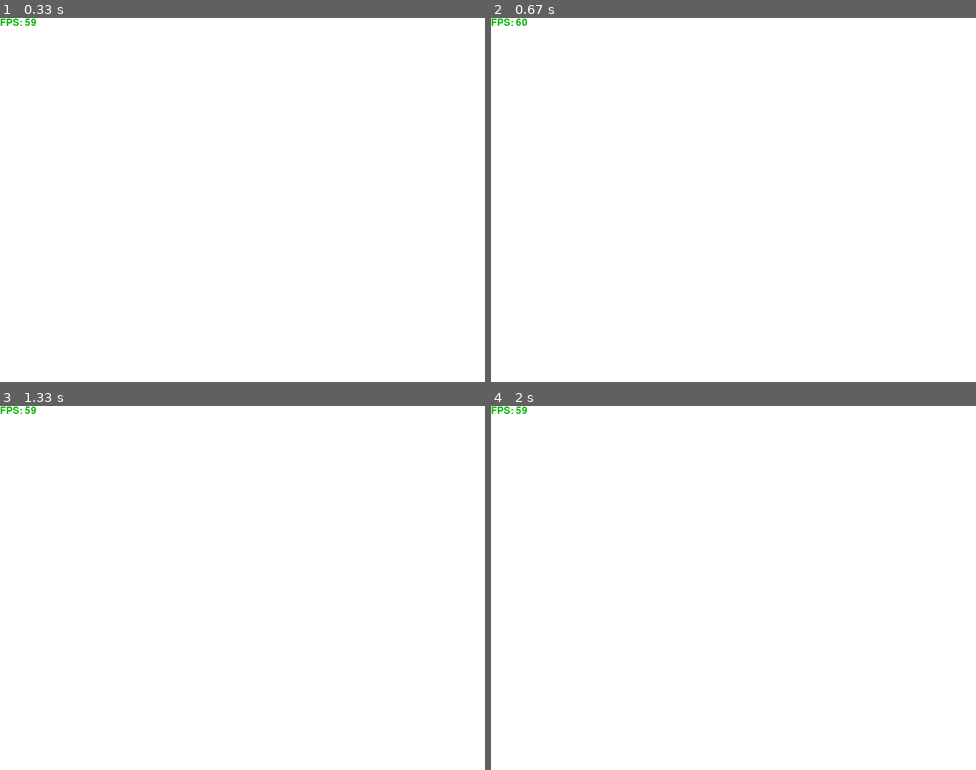
Above: before the commit, frames 1-4 (two rows, left to right).
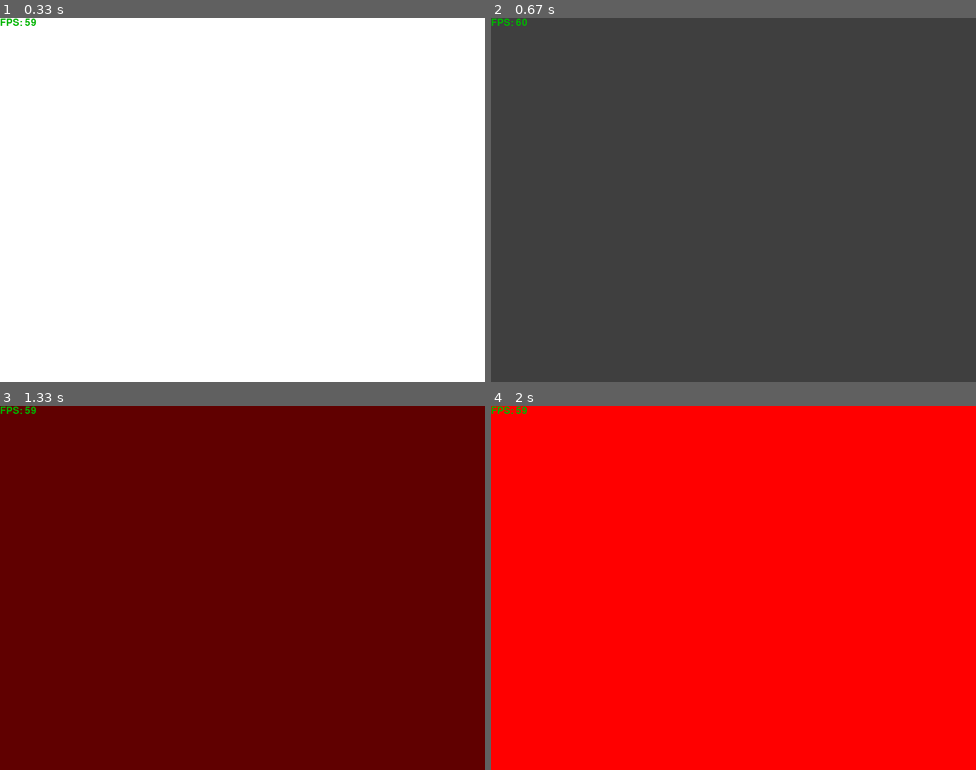
Above: after the commit, the same moments.

Repository: danielamador/pygame_game
Game: pygame game, started from first_game.py
The game is run twice, just before and just after one commit, with the same random seed, the same clock (stepped at 60 frames per second) and the same inputs.
Inputs:
- Up to frame 1 (0.33 s): no input
- Up to frame 2 (0.67 s): tap Enter at 0.33 s
- Up to frame 3 (1.33 s): no input
- Up to frame 4 (2 s): no input

Frame 1 is identical in both runs. In frame 2, 100% of the frame differs, in the area x 0-100%, y 0-100%; in frame 3, 100%; in frame 4, 100%.

Commit message:
Improved Manager main loop and scene transition

Diff:
--- a/first_game.py
+++ b/first_game.py
@@ -5,8 +5,8 @@
 #!!!COLOR KEY only works without alpha channel(and somehow makes sense)
 #!!!!!!!!!!!!!!!!!!!!!!!!!!!!!!!!!!!!!!!!!!!!!!!!!!!!!!!!!!!!!!!!!!!!!!
 
-#TODO: Insert scene id
-
+#TODO: Need to do some modelling in loop scene shifting. And in all the classes and communicating methods so far
+#      This surely needs some organization
 COLOR_RED   = (255, 0,   0,   255)
 COLOR_GREEN = (0,   180, 0,   255)
 COLOR_BLUE  = (0,   0,   255, 255)
@@ -25,6 +25,7 @@
         self.screen = None
         self.scenes = []
         self.active_scene = 0 #postition in the self.scenes of the current active scene
+
         self.scr_dimen = (0, 0)
         self.main_loop_on = True
         self.time_elapsed = 0
@@ -55,6 +56,7 @@
     def _process_events(self):
         #print("Event: ", self.main_loop_on)
         event_queue = pygame.event.get()
+        self.scenes[self.active_scene]._process_events(event_queue)
         for event in event_queue:
             #print(event)
             if event.type == pygame.QUIT:
@@ -65,7 +67,6 @@
                 if event.key == pygame.K_F1:
                     self.render_fps = not self.render_fps
                 if event.key == pygame.K_q or event.key == pygame.K_ESCAPE:
-                    self.transition(self.locate_by_label("red_screen"))
                     self.main_loop_on = False
 
 
@@ -76,13 +77,21 @@
         pass
 
     def main_loop(self, start_act):#start_act is the starting active scene
+        self.active_scene = start_act
+        inact_mess = None
+
         while True == self.main_loop_on:
             self.scenes[self.active_scene].draw()
             self._render_fps(self.clock.get_fps())
             pygame.display.flip()
             self.time_elapsed += self.clock.tick(60)
-            self._process_events()
+            next_scene = self._process_events()
             self._process_pressed_buttons()
+            inact_mess = self.scenes[self.active_scene].ask_inactivated()
+            #print(inact_mess)
+            if inact_mess != None:
+                self.transition(self.locate_by_label(inact_mess))
+                self.active_scene = self.locate_by_label(inact_mess)
 
     def transition(self, target_scene):
         temp_1 = self.scenes[self.active_scene].surface
--- a/scene.py
+++ b/scene.py
@@ -8,12 +8,15 @@
         self.draw_elems = []
         self.font = None
         self.active = False
+        self.inactive_signal = False
+        self.inact_mess = ""#indicates the label
         self.surface = None
 
     def insert_drawable_element(self, drawable):
         self.draw_elems.append(drawable)
 
-    def _process_events(self):
+    #if after the scene, the program must quit, use python exit() and NOT use an inact_mess for that
+    def _process_events(self, event_queue):
         pass
 
     def _process_pressed_buttons(self):
@@ -27,9 +30,15 @@
         pass
 
     @abstractmethod
+    #scene loop must return the label of the next scene
     def scene_loop(self):
         pass
 
+    def ask_inactivated(self):
+        if self.inactive_signal == True:
+            self.inactive_signal = False
+            print(self.inact_mess)
+            return self.inact_mess
 
 class Solid_Color(Scene):
     def __init__(self, manager, label, color):
@@ -40,6 +49,19 @@
     def draw(self):
         self.manager.screen.blit(self.surface, (0,0))
 
+
+    def _process_events(self, event_queue):
+        for event in event_queue:
+            if event.type == pygame.KEYDOWN:
+                if event.key == pygame.K_RETURN:
+                    print("Return pressed in Solid_Color")
+                    self.active = False
+                    self.inactive_signal = True
+                    self.inact_mess = "red_screen"
+
     def scene_loop(self):
+        self.active = True
         while self.active:
             self.draw()
+        self.active = False
+        return "red_screen"
